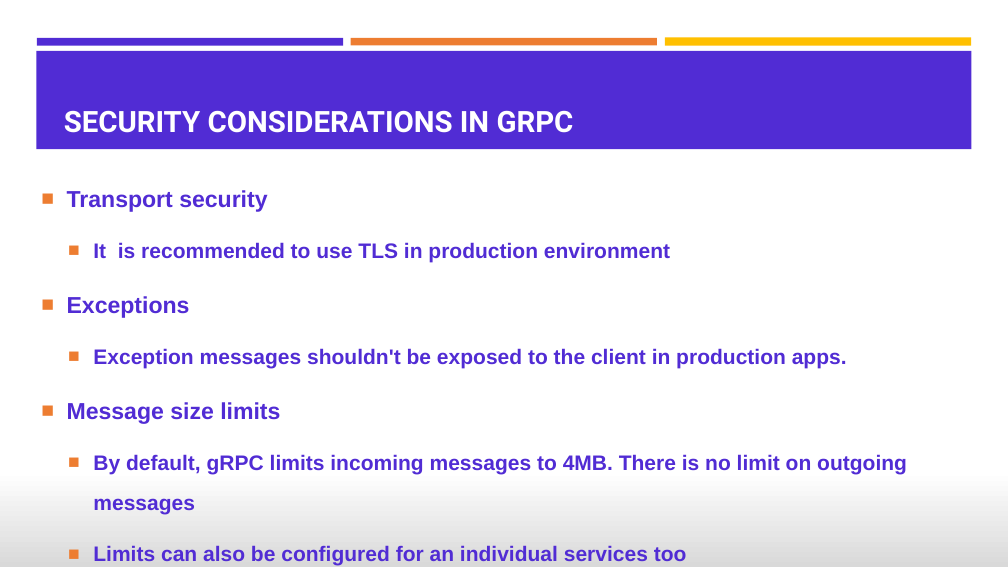
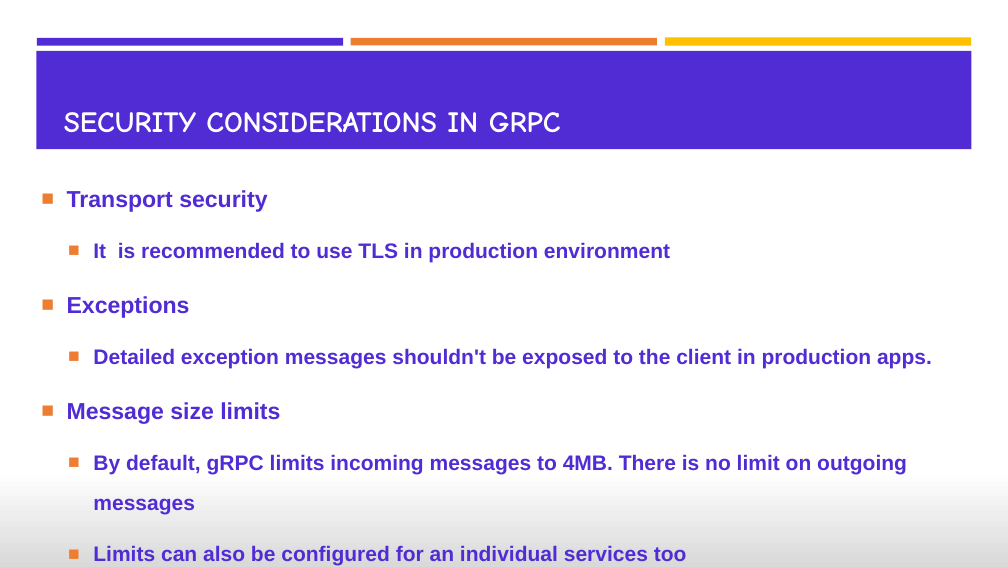
Before and after one commit to VahidFarahmandian/jinget-grpc, a slide deck: slide 11 of docs/Build High Performance Services With gRPC and .NET 5.pptx. Drawn at 1008x567 pixels with LibreOffice and Linux fonts; fonts in the diff are those of the drawing. Boxes give left, top, right and bottom in pixels: in the first picture for what was removed or moved away, otherwise in the second. Text is boxed around its words. In the diff, an @@ line names an element or a change of style, - is before the commit and + after.

```diff
--- a/docs/Build High Performance Services With gRPC and .NET 5.pptx
+++ b/docs/Build High Performance Services With gRPC and .NET 5.pptx
@@ title "SECURITY CONSIDERATIONS IN GRPC" at (64,112,561,133): font Roboto to Comic Neue @@
@@ text at (93,348,932,368): text changed @@
-  ■ Exception messages shouldn't be exposed to the client in production apps.
+  ■ Detailed exception messages shouldn't be exposed to the client in production apps.
```
Also in this commit, not shown: 11 other slides changed, 2 slides added.
